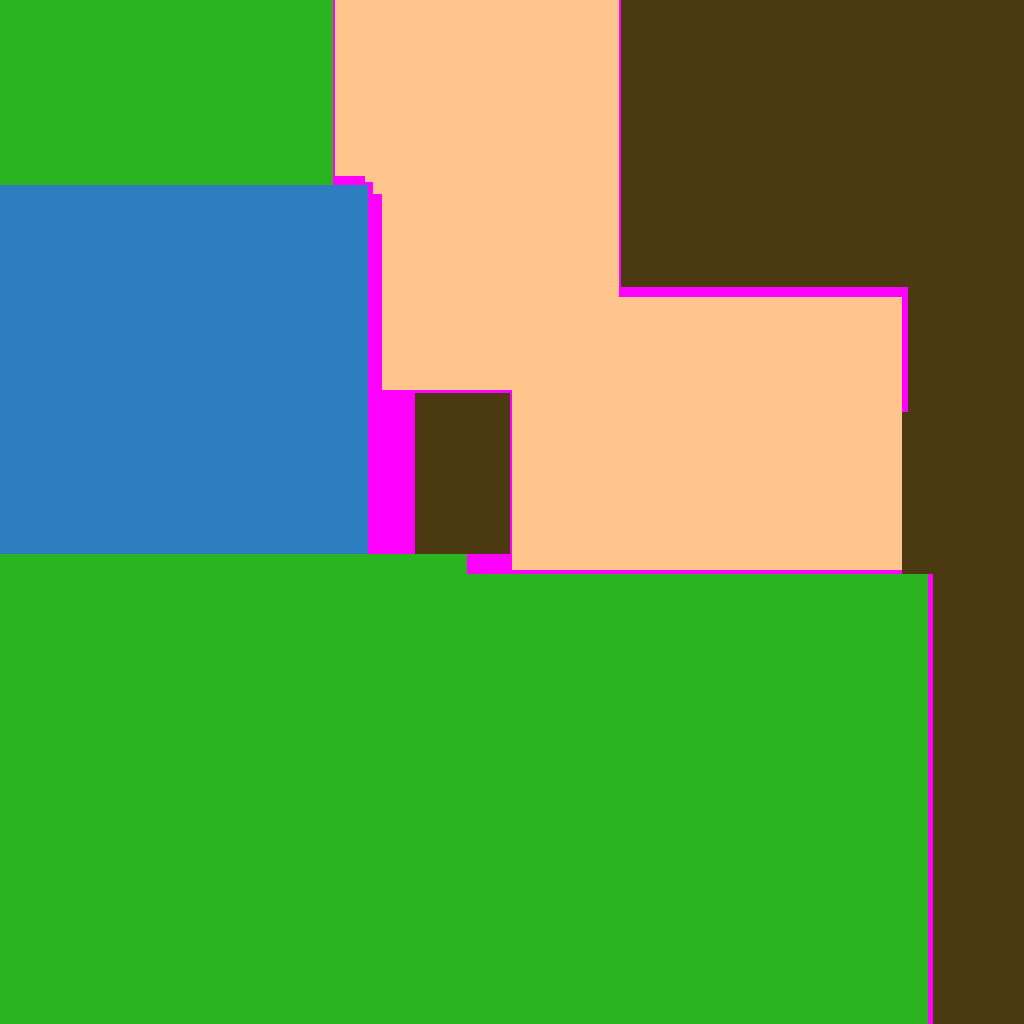
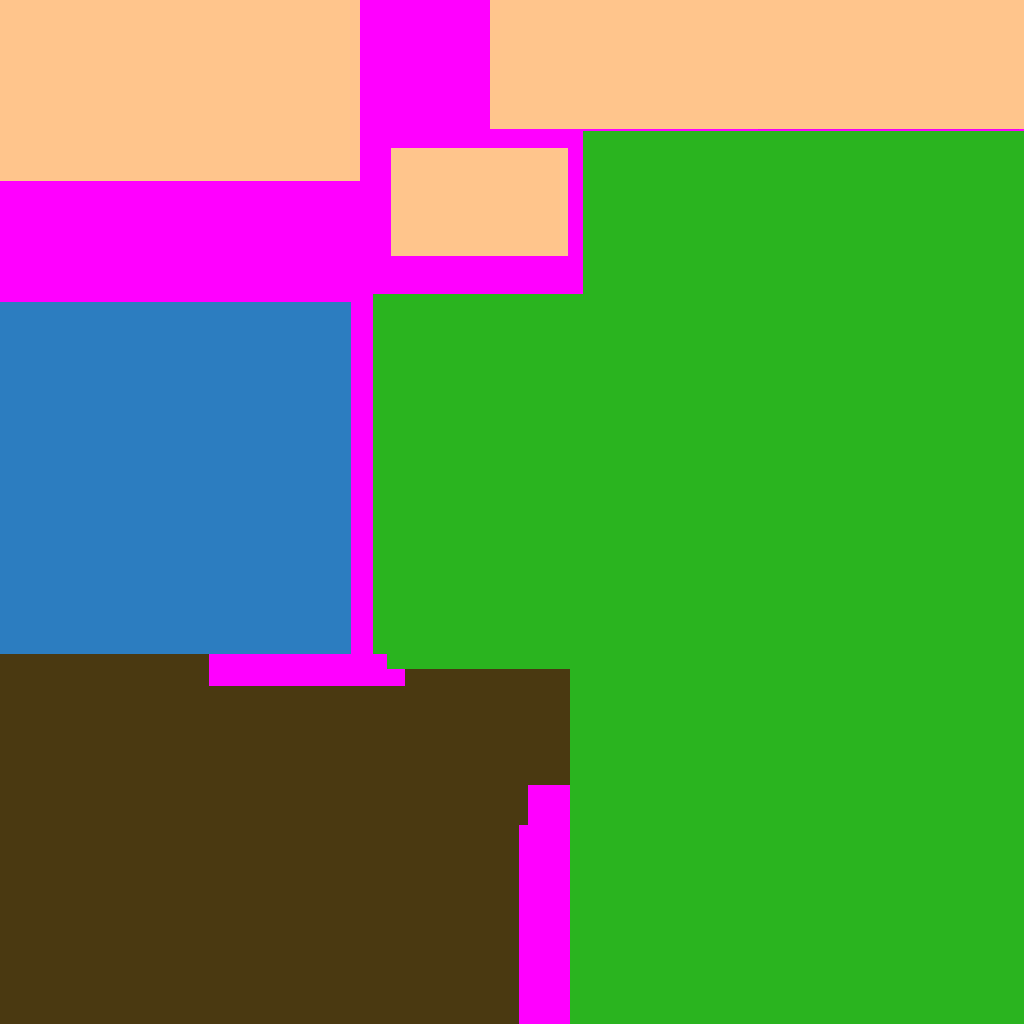
Layer changes from the first 1024 × 1024 image to the second:
added layer "color 2" above "color" over <box>0,0,1024,1024</box>
hid "color" over <box>0,0,1024,1024</box>
hid "farm.png" over <box>0,1,1024,1024</box>
added layer "farm.png2" above "back" over <box>0,3,1023,1024</box>
